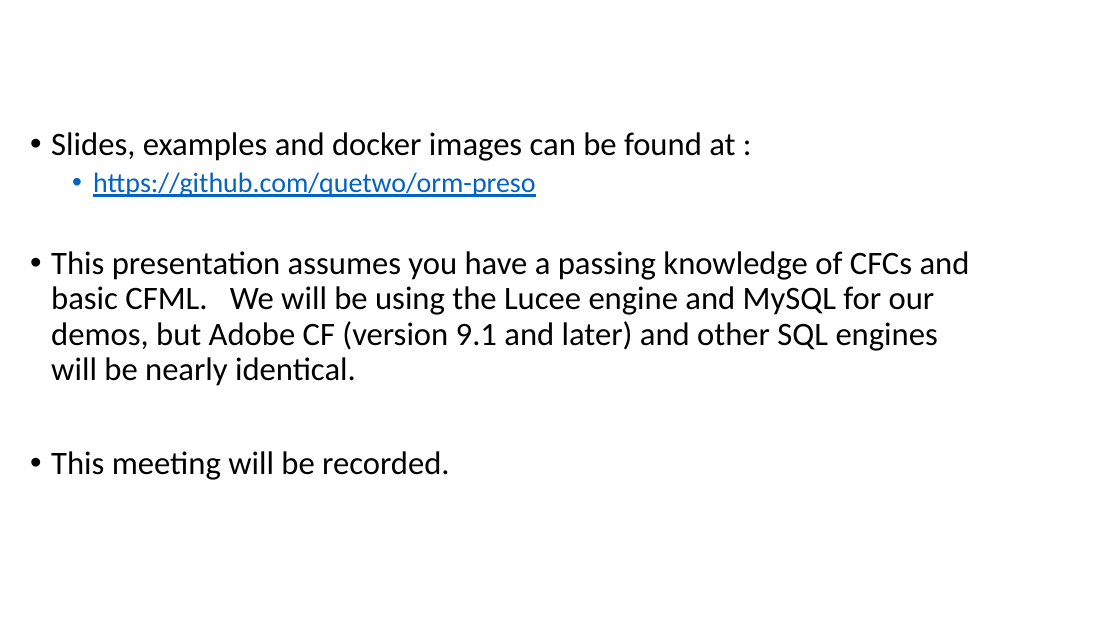
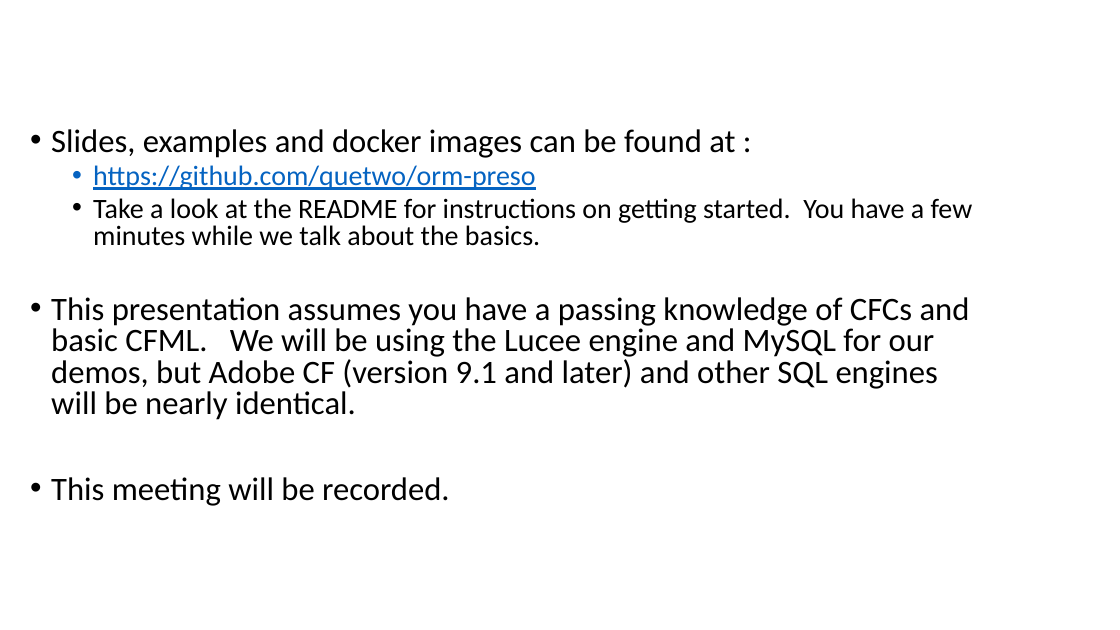
Before and after one commit to quetwo/orm-preso, a slide deck: slide 3 of Using ColdFusion ORM.pptx. Drawn at 1120x630 pixels with LibreOffice and Linux fonts; fonts in the diff are those of the drawing; background and template pictures are left out. Boxes give left, top, right and bottom in pixels: in the first picture for what was removed or moved away, otherwise in the second. Text is boxed around its words. In the diff, an @@ line names an element or a change of style, - is before the commit and + after.

Commit message:
Updating PPT and Readme for demos.

```diff
--- a/Using ColdFusion ORM.pptx
+++ b/Using ColdFusion ORM.pptx
@@ text at (x1=51, y1=129, x2=970, y2=506): line spacing 0.9 to 0.8 @@
@@ text at (x1=93, y1=198, x2=973, y2=246): paragraph added @@
+  • Take a look at the README for instructions on getting started. You have a few minutes while we talk about the basics.
```
Also in this commit, not shown: 5 other slides changed, 8 slides added, 1 other file.
